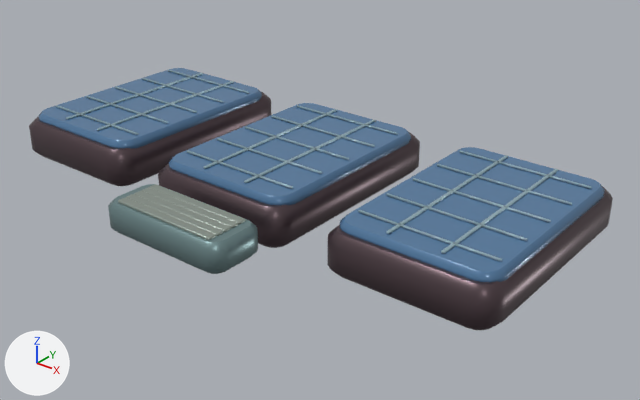
What one commit did to the glTF model assets/models/regions/alpine_fuel_3.glb.
Before and after are seen from a 50 mm lens placed at (4.76, -5.09, 7.14), pointed at (0.41, 0.35, 3.77). Lighting does not change. The marker at lower left points along +X, +Y and +Z. The picture after the commit comes second. Vertices at exactly the same position are counted once.

Objects in the first picture: 'Fuel3'.
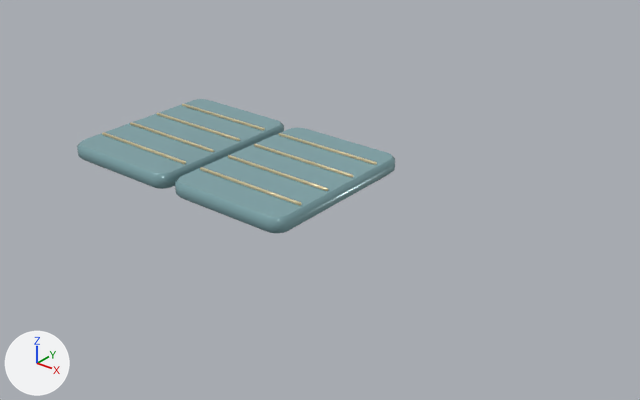
Diff of the bpy script that builds the scene:
```diff
--- a/assets/models/regions/alpine_fuel_3.glb.py
+++ b/assets/models/regions/alpine_fuel_3.glb.py
@@ me_fuel3 @@
 # used by ob_fuel3; location = (0.0, 0.0, 0.0)
-me_fuel3.from_pydata(...)  # 2432 vertices, 4732 faces; spans x -2.58..2.58, y -1.29..1.57, z 3.73..4.17
+me_fuel3.from_pydata(...)  # 736 vertices, 1432 faces; spans x -2.13..0.55, y -0.36..1.4, z 3.73..3.9
+# me_fuel3 part 1: the loose piece of 72 vertices spanning x -2.45..-1.25, y 1.23..1.25, z 4.15..4.17 is moved by (0.37, -0.17, -0.27)
+# me_fuel3 part 2: the loose piece of 72 vertices spanning x -2.45..-1.25, y 0.86..0.88, z 4.15..4.17 is moved by (0.37, -0.16, -0.27)
+# me_fuel3 part 3: the loose piece of 72 vertices spanning x -2.45..-1.25, y 0.49..0.51, z 4.15..4.17 is moved by (0.37, -0.15, -0.27)
+# me_fuel3 part 4: the loose piece of 72 vertices spanning x -2.45..-1.25, y 0.12..0.14, z 4.15..4.17 is moved by (0.37, -0.14, -0.27)
+# me_fuel3 part 5: the loose piece of 72 vertices spanning x -0.6..0.6, y 1.23..1.25, z 4.15..4.17 is moved by (-0.1, -0.17, -0.27)
+# me_fuel3 part 6: the loose piece of 72 vertices spanning x -0.6..0.6, y 0.86..0.88, z 4.15..4.17 is moved by (-0.1, -0.16, -0.27)
+# me_fuel3 part 7: the loose piece of 72 vertices spanning x -0.6..0.6, y 0.49..0.51, z 4.15..4.17 is moved by (-0.1, -0.15, -0.27)
+# me_fuel3 part 8: the loose piece of 72 vertices spanning x -0.6..0.6, y 0.12..0.14, z 4.15..4.17 is moved by (-0.1, -0.14, -0.27)
+# me_fuel3 part 9: the loose piece of 80 vertices spanning x -2.58..-1.12, y -0.58..1.57, z 3.73..4.09 is rebuilt with 80 vertices and now spans x -2.13..-0.83, y -0.36..1.4, z 3.73..3.88, in mat_tint
+# me_fuel3 part 10: the loose piece of 80 vertices spanning x -0.73..0.73, y -0.58..1.57, z 3.73..4.09 is rebuilt with 80 vertices and now spans x -0.75..0.55, y -0.36..1.4, z 3.73..3.88, in mat_tint
+# me_fuel3 part 11: 23 loose pieces with 1696 vertices, spanning x -2.53..2.58, y -1.29..1.57, z 3.73..4.17, are deleted
 me_fuel3.materials.append(mat_metal)
```

Changed parts and their boxes (x1, y1, x2, y2) in the pictures (640 x 400 px; the box of a moved part takes in the faces that stretch with it):
'Fuel3', reshaped (45% narrower, 49% shorter): before (29, 68, 613, 330); after (77, 99, 395, 233)
part 1 of me_fuel3, moved or reshaped: before (168, 70, 249, 93); after (182, 104, 265, 130)
part 2 of me_fuel3, moved or reshaped: before (142, 78, 224, 103); after (157, 113, 240, 141)
part 3 of me_fuel3, moved or reshaped: before (115, 87, 197, 113); after (130, 122, 214, 152)
part 4 of me_fuel3, moved or reshaped: before (86, 96, 168, 124); after (102, 132, 186, 164)
part 5 of me_fuel3, moved or reshaped: before (296, 105, 398, 135); after (279, 133, 377, 165)
part 6 of me_fuel3, moved or reshaped: before (271, 116, 375, 147); after (254, 144, 353, 178)
part 7 of me_fuel3, moved or reshaped: before (245, 127, 349, 160); after (228, 155, 328, 191)
part 8 of me_fuel3, moved or reshaped: before (217, 138, 322, 174); after (200, 167, 302, 205)
part 9 of me_fuel3, rebuilt: before (29, 92, 271, 186); after (77, 99, 284, 189)
part 10 of me_fuel3, rebuilt: before (158, 132, 420, 248); after (175, 128, 395, 233)
part 11 of me_fuel3, deleted (blue): before (39, 68, 613, 330)
